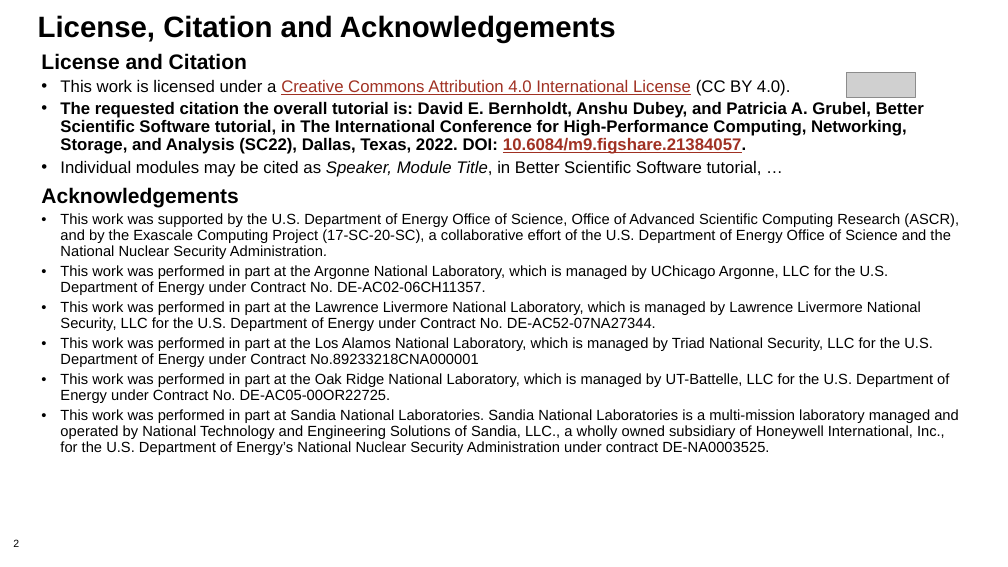
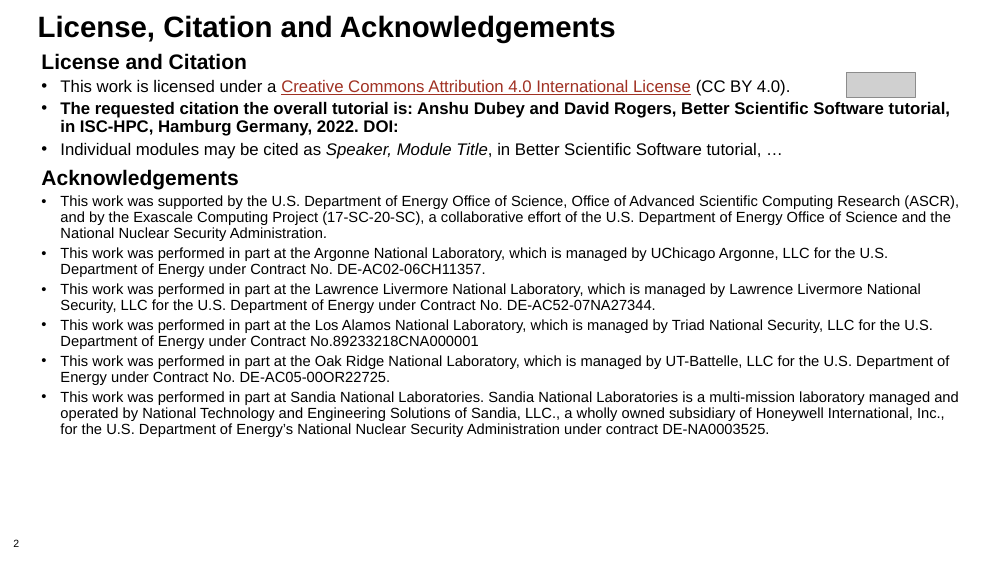
Before and after one commit to bssw-tutorial/presentations, a slide deck: slide 2 of intro-a.pptx. Drawn at 1008x567 pixels with LibreOffice and Linux fonts; fonts in the diff are those of the drawing; grey boxes stand for pictures; background and template pictures are left out. Boxes give left, top, right and bottom in pixels: in the first picture for what was removed or moved away, otherwise in the second. Text is boxed around its words. In the diff, an @@ line names an element or a change of style, - is before the commit and + after.

```diff
--- a/intro-a.pptx
+++ b/intro-a.pptx
@@ text at bbox=[60, 102, 950, 136]: text changed @@
-• The requested citation the overall tutorial is: David E. Bernholdt, Anshu Dubey, and Patricia A. Grubel, Better Scientific Software tutorial, in The International Conference for High-Performance Computing, Networking, Storage, and Analysis (SC22), Dallas, Texas, 2022. DOI: 10.6084/m9.figshare.21384057.
+• The requested citation the overall tutorial is: Anshu Dubey and David Rogers, Better Scientific Software tutorial, in ISC-HPC, Hamburg Germany, 2022. DOI:
```
Also in this commit, not shown: 4 other slides changed, 2 other files.
